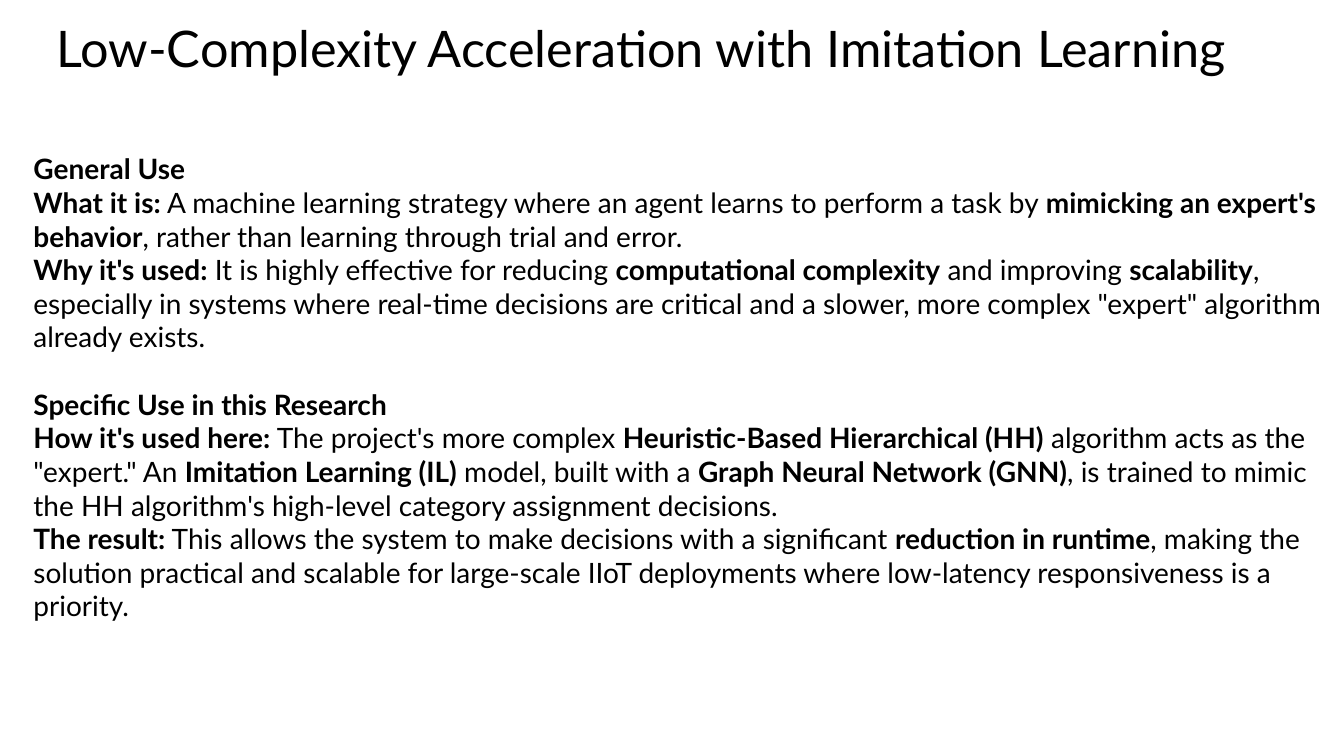
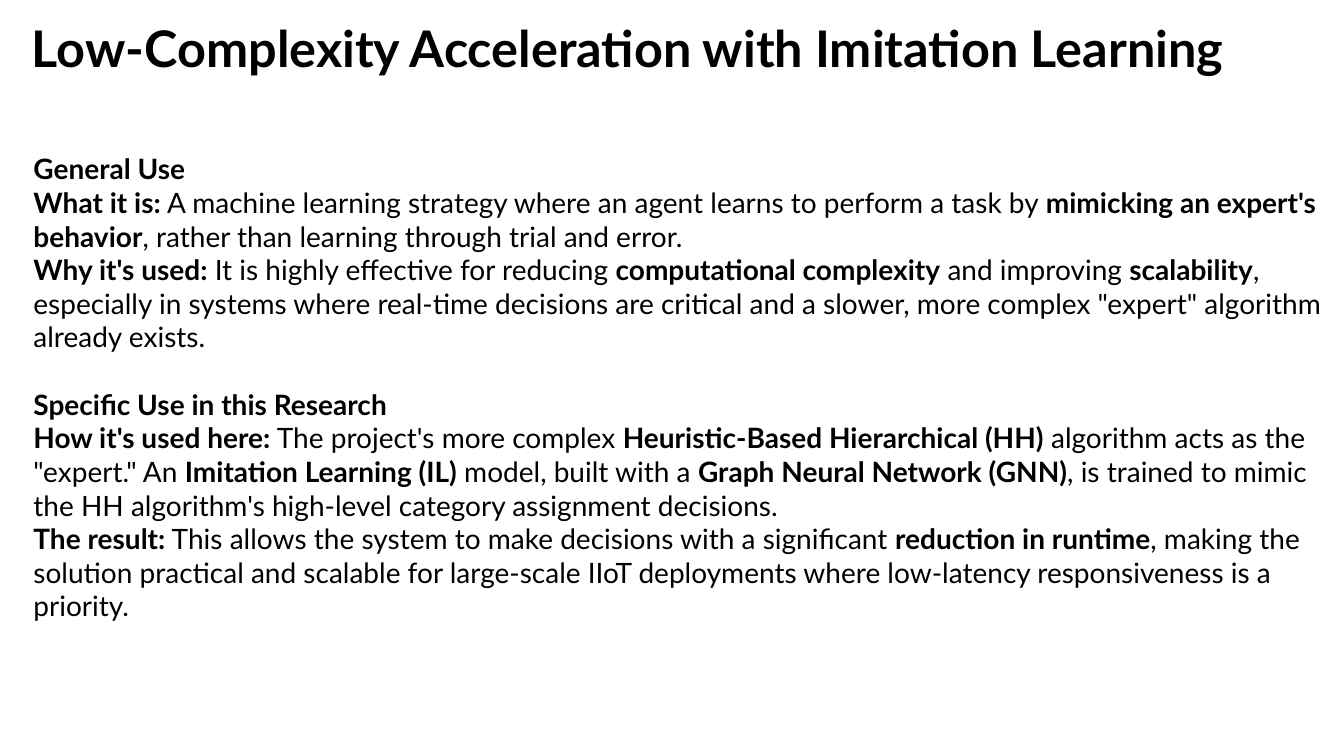
Before and after one commit to 23CSE362-edge-computing-2025-26-odd/capstone-project-02-thingdifferent, a slide deck: slide 10 of Document/Thing Differnet-02 Edge Computing Review 1.pptx (slide 12 before the commit). Drawn at 1344x756 pixels with LibreOffice and Linux fonts; fonts in the diff are those of the drawing. Boxes give left, top, right and bottom in pixels: in the first picture for what was removed or moved away, otherwise in the second. Text is boxed around its words. In the diff, an @@ line names an element or a change of style, - is before the commit and + after.

```diff
--- a/Document/Thing Differnet-02 Edge Computing Review 1.pptx
+++ b/Document/Thing Differnet-02 Edge Computing Review 1.pptx
@@ title "Low-Complexity Acceleration with Imitation Learning": place and size @@
-title "Low-Complexity Acceleration with Imitation Learning" at [56, 30, 1226, 76]
+title "Low-Complexity Acceleration with Imitation Learning" at [32, 29, 1223, 76]
@@ title "Low-Complexity Acceleration with Imitation Learning" at [32, 29, 1223, 76]: bold on @@
```
Also in this commit, not shown: 9 other slides changed, 2 slides added, 4 slides removed.
